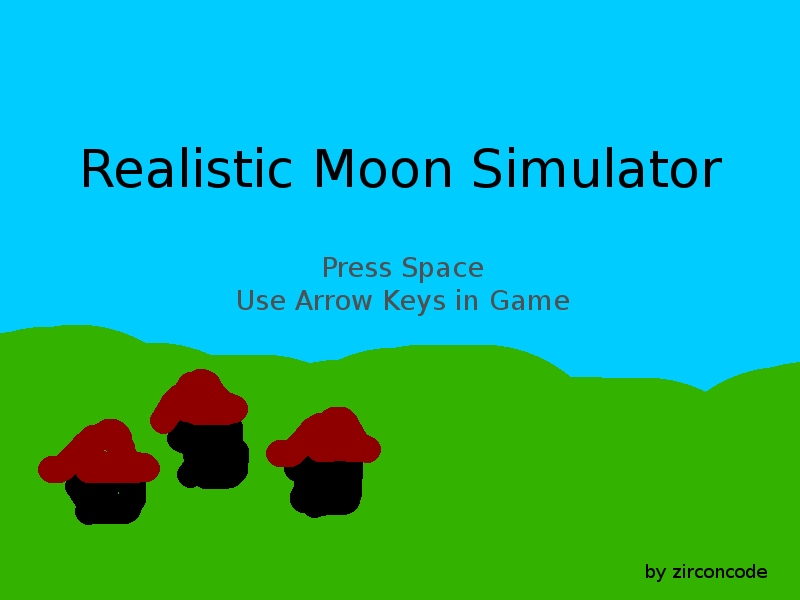
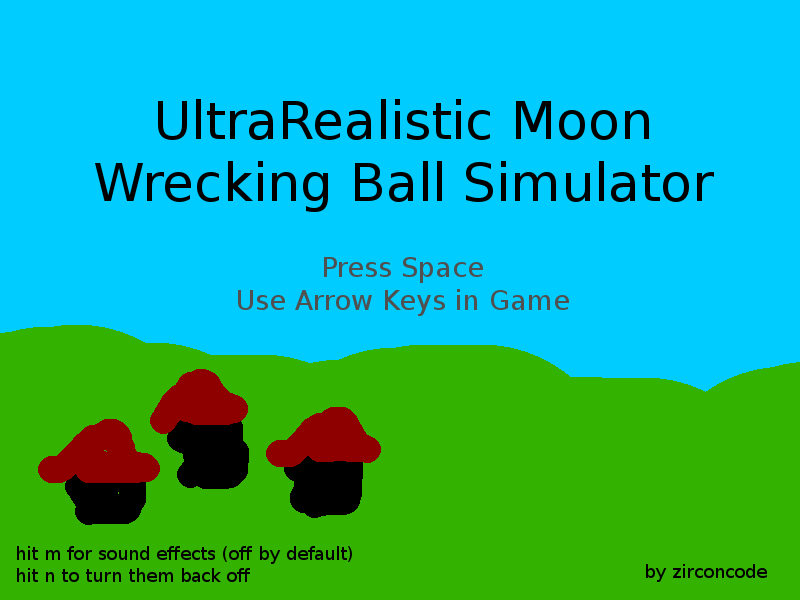
Before/after of a 800x600 layered artwork. What changed in the layer stack:
added layer "hit m for sound effects (off b..." above "UltraRealistic Moon ..." over bbox(17, 546, 352, 582)
renamed "Realistic Moon Simulator" to "UltraRealistic Moon ...", painted on it over bbox(84, 99, 722, 212)
